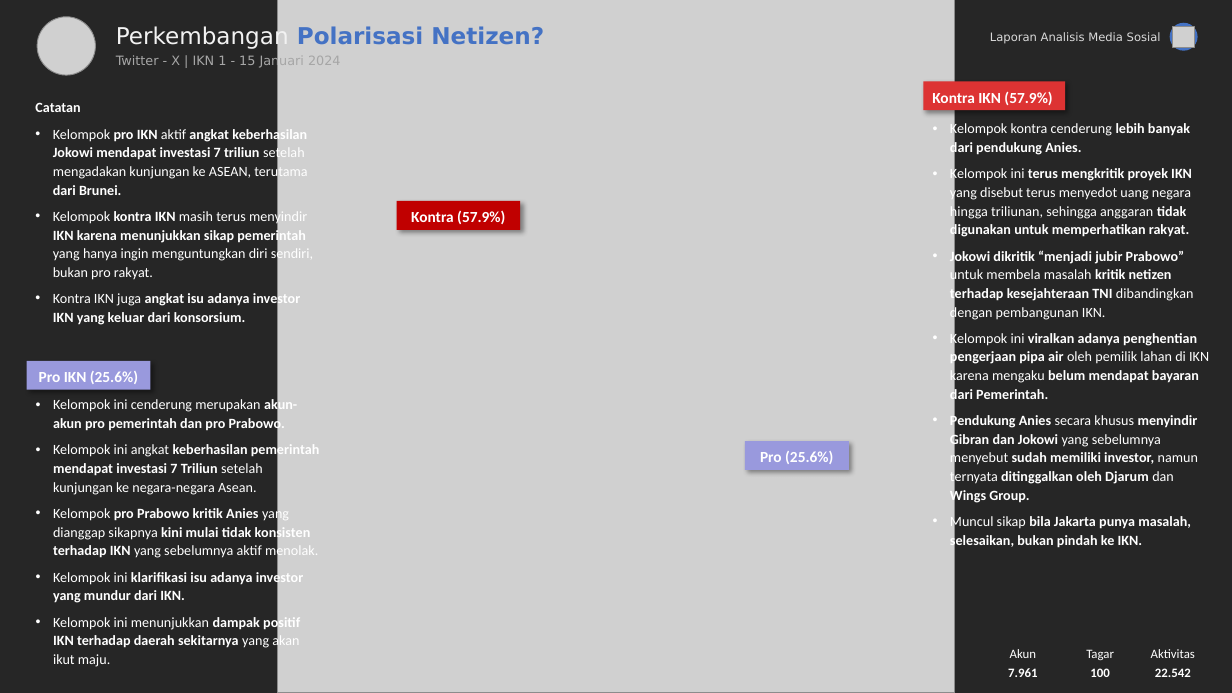
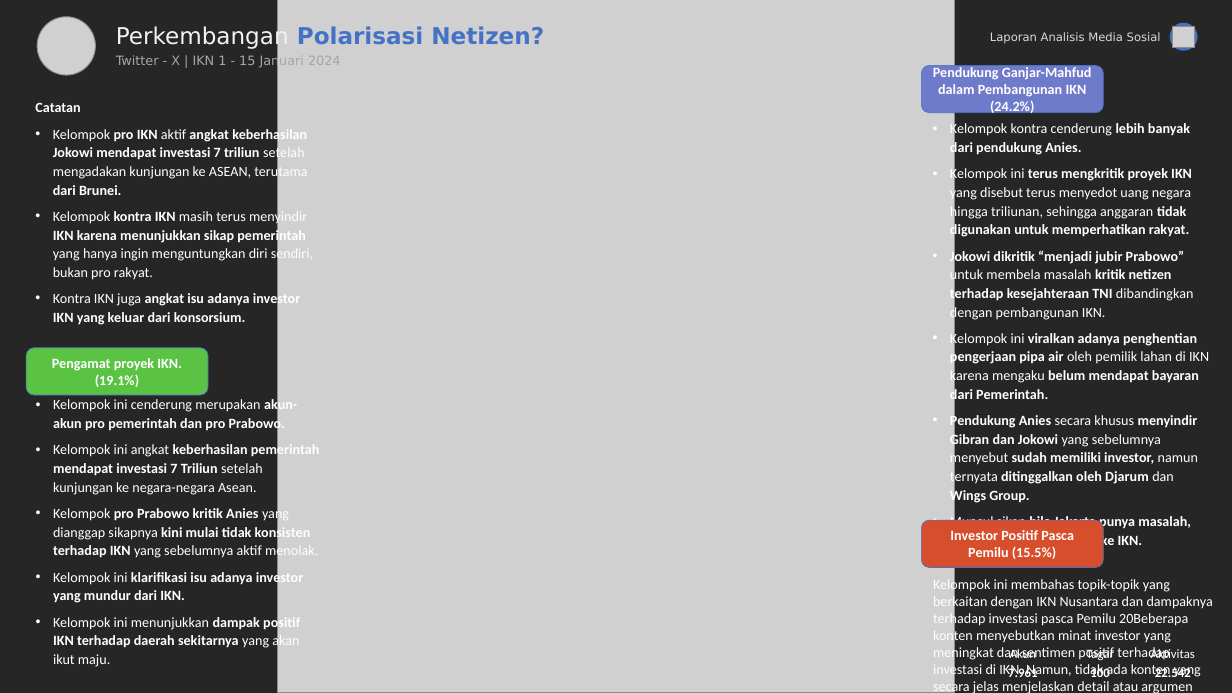
Before and after one commit to dwiptrdo/pptxReplacer, a slide deck: slide 4 of PptxReplacer/template/20240117_setneg_biweekly.pptx. Drawn at 1232x693 pixels with LibreOffice and Linux fonts; fonts in the diff are those of the drawing; grey boxes stand for pictures. Boxes give left, top, right and bottom in pixels: in the first picture for what was removed or moved away, otherwise in the second. Text is boxed around its words. In the diff, an @@ line names an element or a change of style, - is before the commit and + after.

```diff
--- a/PptxReplacer/template/20240117_setneg_biweekly.pptx
+++ b/PptxReplacer/template/20240117_setneg_biweekly.pptx
@@ rounded rectangle added at [921, 66, 1104, 113], fill #6E7ACA, outline #4472C4 0.5 pt, 11 pt, text #FFFFFF, bold @@
+Pendukung Ganjar-Mahfud dalam Pembangunan IKN (24.2%)
@@ rectangle removed at [923, 81, 1066, 110] @@
-Kontra IKN (57.9%)
@@ rectangle removed at [396, 201, 520, 230] @@
-Kontra (57.9%)
@@ rounded rectangle added at [26, 348, 208, 395], fill #5BC344, outline #4472C4 0.5 pt, 11 pt, text #FFFFFF, bold @@
+Pengamat proyek IKN. (19.1%)
@@ rectangle removed at [27, 361, 151, 390] @@
-Pro IKN (25.6%)
@@ rectangle removed at [745, 441, 849, 470] @@
-Pro (25.6%)
@@ rounded rectangle added at [921, 520, 1104, 567], fill #D64E2B, outline #4472C4 0.5 pt, 11 pt, text #FFFFFF, bold @@
+Investor Positif Pasca Pemilu (15.5%)
@@ text added at [933, 577, 1213, 693], 11 pt, text #FFFFFF @@
+Kelompok ini membahas topik-topik yang berkaitan dengan IKN Nusantara dan dampaknya terhadap investasi pasca Pemilu 20Beberapa konten menyebutkan minat investor yang meningkat dan sentimen positif terhadap investasi di IKN. Namun, tidak ada konten yang secara jelas menjelaskan detail atau argumen spesifik mengenai IKN Nusantara.
```
Also in this commit, not shown: 1 other slide changed, 3 other files.
